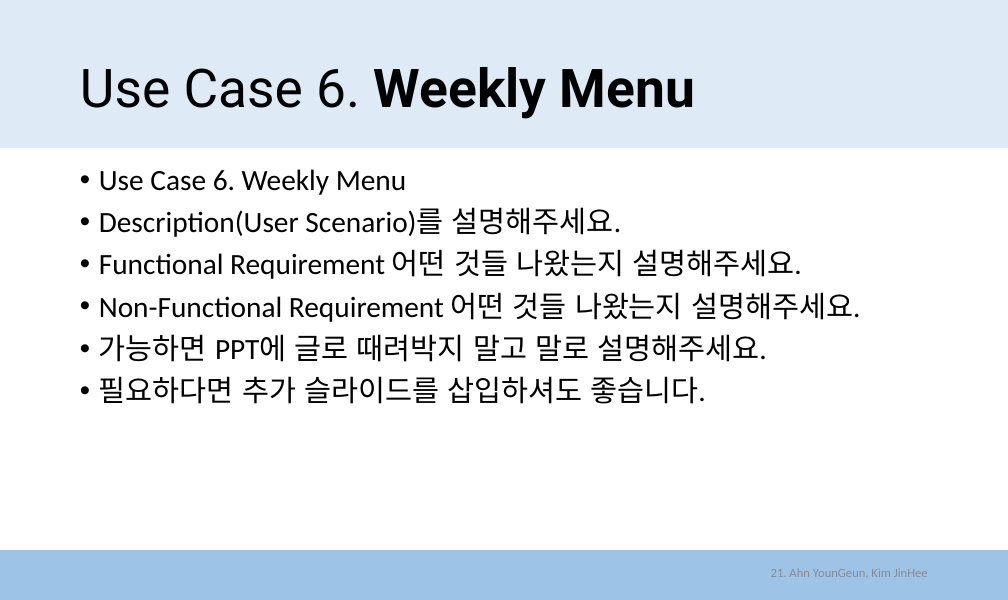
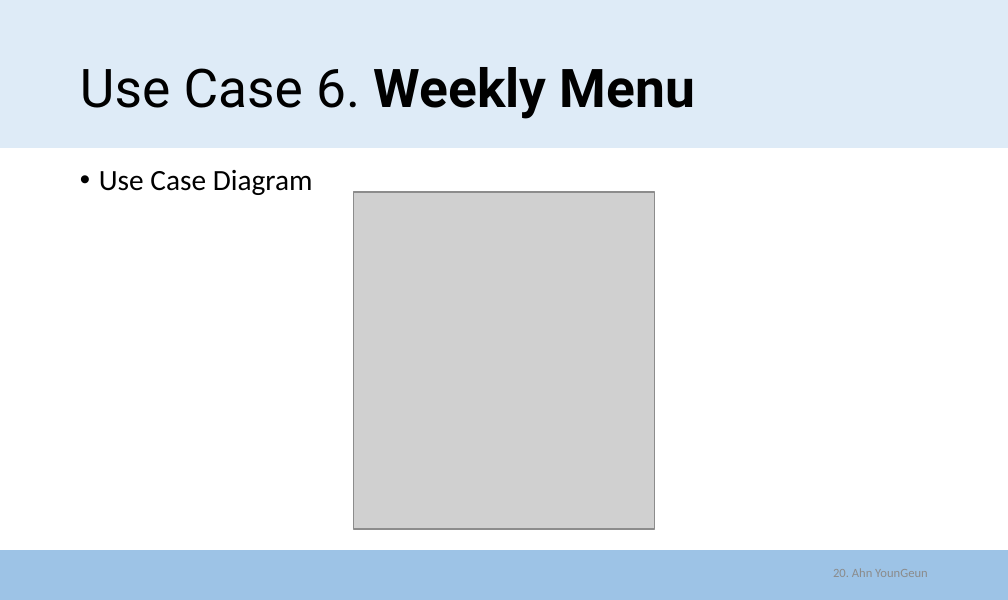
Before and after one commit to zeca9189/2016CSE406project, a slide deck: slide 20 of Intermediate Presentation/Presentation_AhnYounGeun.pptx (slide 21 before the commit). Drawn at 1008x600 pixels with LibreOffice and Linux fonts; fonts in the diff are those of the drawing; grey boxes stand for pictures. Boxes give left, top, right and bottom in pixels: in the first picture for what was removed or moved away, otherwise in the second. Text is boxed around its words. In the diff, an @@ line names an element or a change of style, - is before the commit and + after.

Commit message:
Presentation, SRS updated

```diff
--- a/Intermediate Presentation/Presentation_AhnYounGeun.pptx
+++ b/Intermediate Presentation/Presentation_AhnYounGeun.pptx
@@ text at bbox=[99, 170, 313, 195]: text changed @@
-• Use Case 6. Weekly Menu
-• Description(User Scenario)를 설명해주세요.
-• Functional Requirement 어떤 것들 나왔는지 설명해주세요.
-• Non-Functional Requirement 어떤 것들 나왔는지 설명해주세요.
-• 가능하면 PPT에 글로 때려박지 말고 말로 설명해주세요.
-• 필요하다면 추가 슬라이드를 삽입하셔도 좋습니다.
+• Use Case Diagram
@@ picture added at bbox=[354, 192, 654, 529] @@
@@ page number at bbox=[833, 568, 928, 577]: text changed @@
-21. Ahn YounGeun, Kim JinHee
+20. Ahn YounGeun
```
Also in this commit, not shown: 7 other slides changed, 9 slides added, 15 slides removed, 17 other files.
